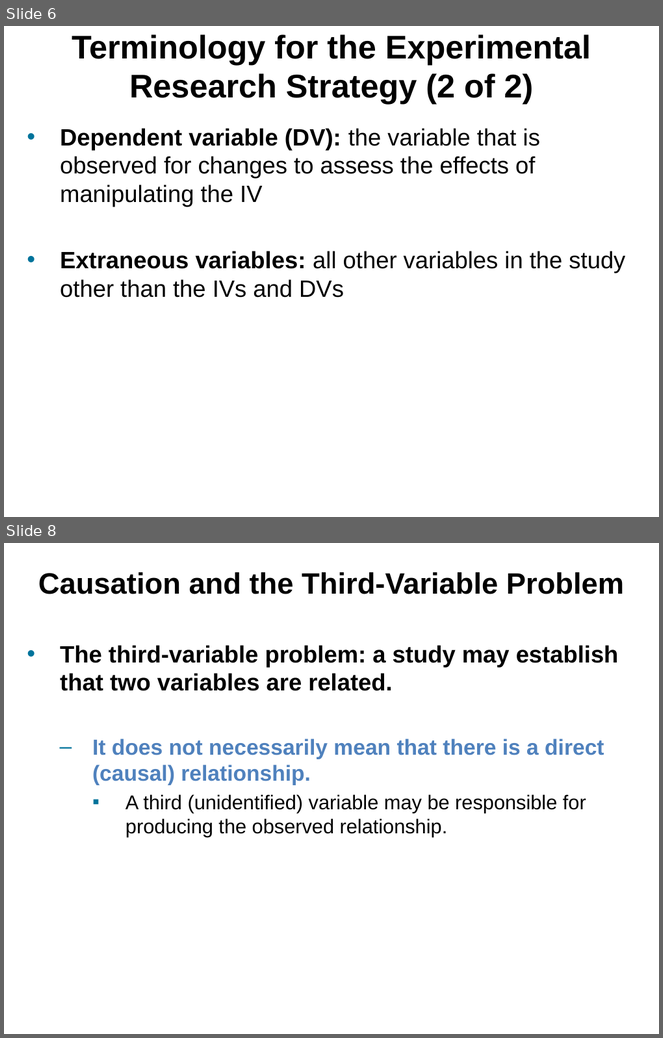
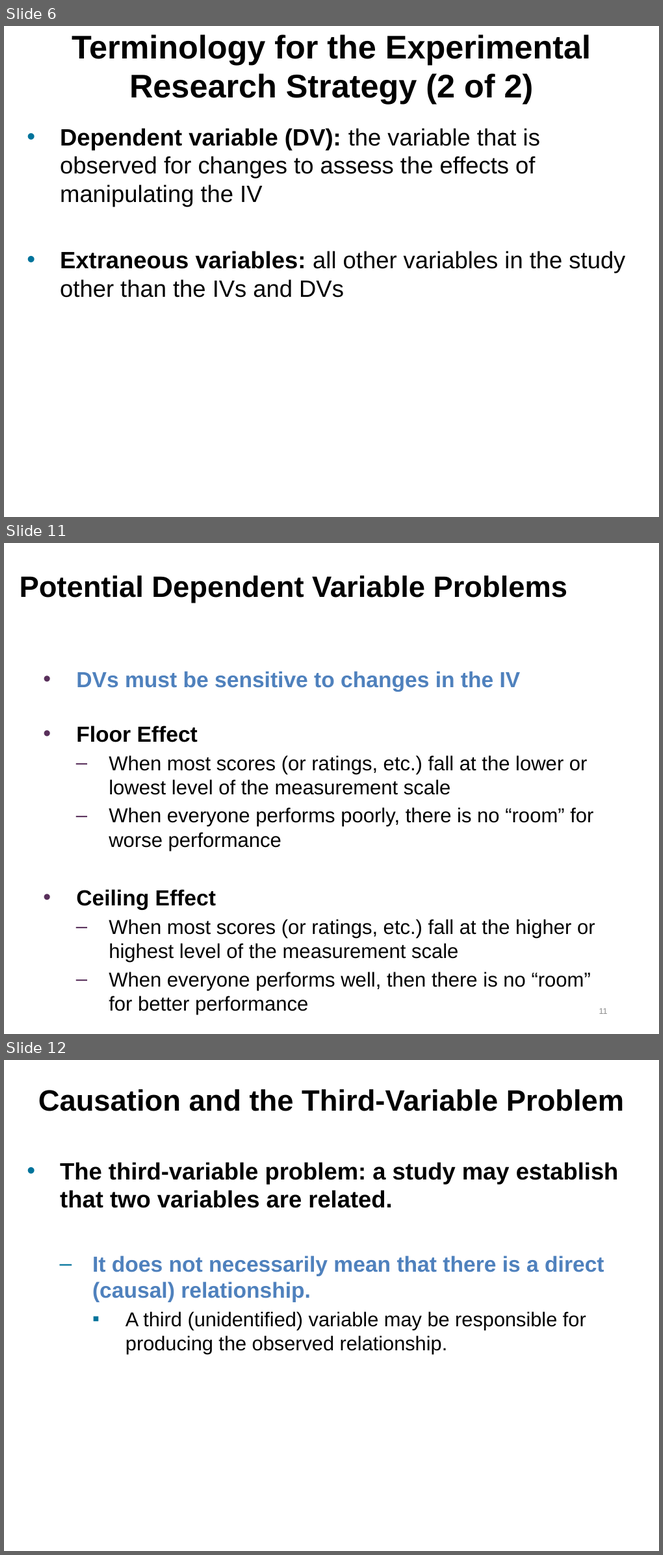
Before and after one commit to npm27/Teaching-Materials, a slide deck: Research Methods/Slides/Chapter 7.pptx. Shown one above the other, each under a label of ours: slides 6 and 8 before the commit, slides 6, 11 and 12 after it; the slides between them are not shown. The pictures are 663x1038 and 663x1555 pixels, drawn with LibreOffice and Linux fonts; fonts in the diff are those of the drawing. Boxes give left, top, right and bottom in pixels: in the first picture for what was removed or moved away, otherwise in the second. Text is boxed around its words. In the diff, an @@ line names an element or a change of style, - is before the commit and + after.

```diff
--- a/Research Methods/Slides/Chapter 7.pptx
+++ b/Research Methods/Slides/Chapter 7.pptx
@@ slide 11 added at (4,543,659,1034), background #FFFFFF @@
@@ title added at (20,575,568,603), 32.4 pt, text #000000, bold @@
+Potential Dependent Variable Problems
@@ text added at (76,671,596,991), 22.2 pt, text #000000 @@
+• DVs must be sensitive to changes in the IV
+• Floor Effect
+  – When most scores (or ratings, etc.) fall at the lower or lowest level of the measurement scale
+  – When everyone performs poorly, there is no “room” for worse performance
+• Ceiling Effect
+  – When most scores (or ratings, etc.) fall at the higher or highest level of the measurement scale
+  – When everyone performs well, then there is no “room” for better performance
@@ page number added at (599,1008,608,1014), 9 pt, text #8C8C8C @@
+11
@@ what was slide 8 is now slide 12 @@
```
Also in this commit, not shown: 2 slides changed, 7 other slides added, 3 slides removed.
